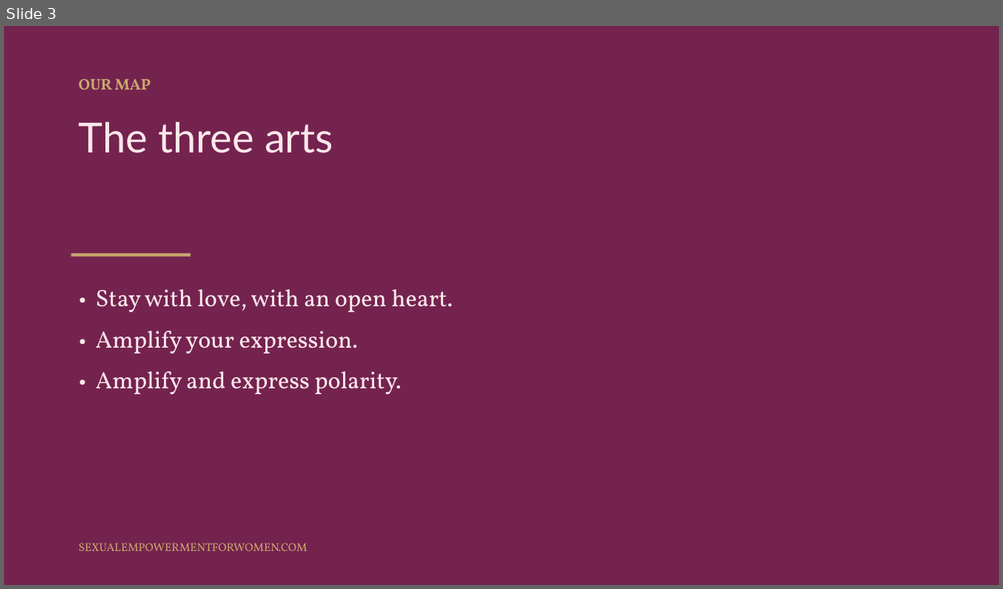
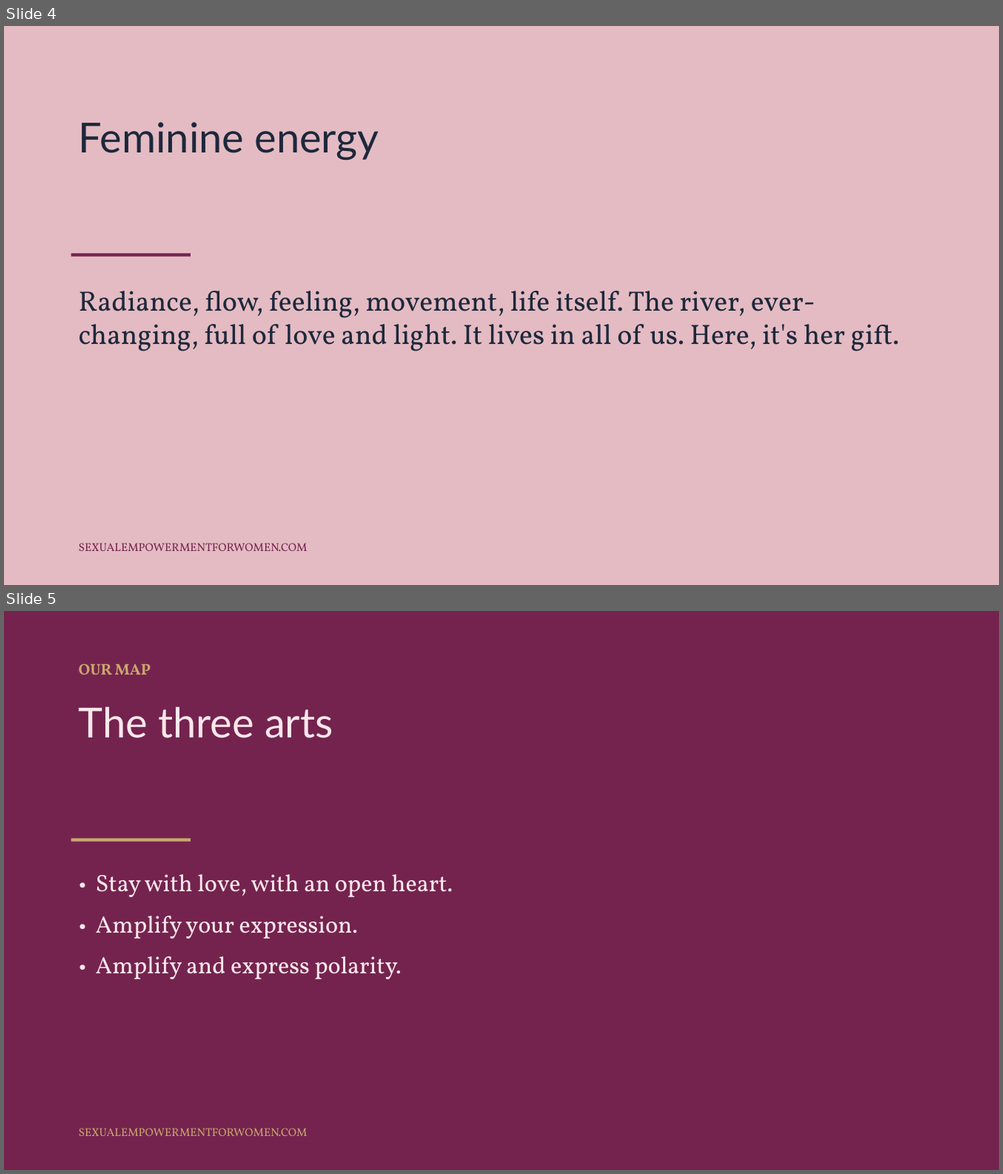
Before and after one commit to tarisha-starr/GitHub-folder, a slide deck: content/sessions/slides/Polarity-and-Attraction.pptx. Shown one above the other, each under a label of ours: slide 3 before the commit, slides 4 and 5 after it. The pictures are 1003x589 and 1003x1174 pixels, drawn with LibreOffice and Linux fonts; fonts in the diff are those of the drawing. Boxes give left, top, right and bottom in pixels: in the first picture for what was removed or moved away, otherwise in the second. Text is boxed around its words. In the diff, an @@ line names an element or a change of style, - is before the commit and + after.

```diff
--- a/content/sessions/slides/Polarity-and-Attraction.pptx
+++ b/content/sessions/slides/Polarity-and-Attraction.pptx
@@ slide 4 added at <box>4,26,999,585</box>, background #E4BBC2 @@
@@ text added at <box>79,122,379,160</box>, 40 pt, text #1D283C @@
+Feminine energy
@@ rectangle added at <box>71,254,190,257</box>, fill #74234F @@
@@ text added at <box>79,291,899,352</box>, 27 pt, text #1D283C @@
+Radiance, flow, feeling, movement, life itself. The river, ever-changing, full of love and light. It lives in all of us. Here, it's her gift.
@@ text added at <box>79,543,307,551</box>, 11 pt, text #74234F @@
+SEXUALEMPOWERMENTFORWOMEN.COM
@@ what was slide 3 is now slide 5 @@
```
Also in this commit, not shown: 3 slides changed, 1 other slide added, 3 other files.
